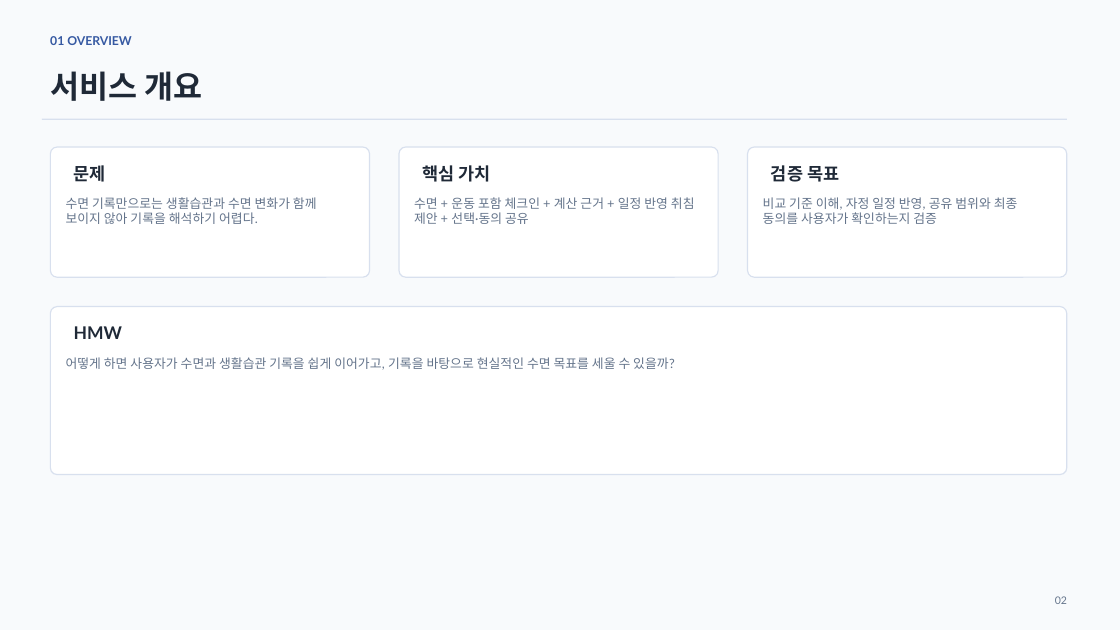
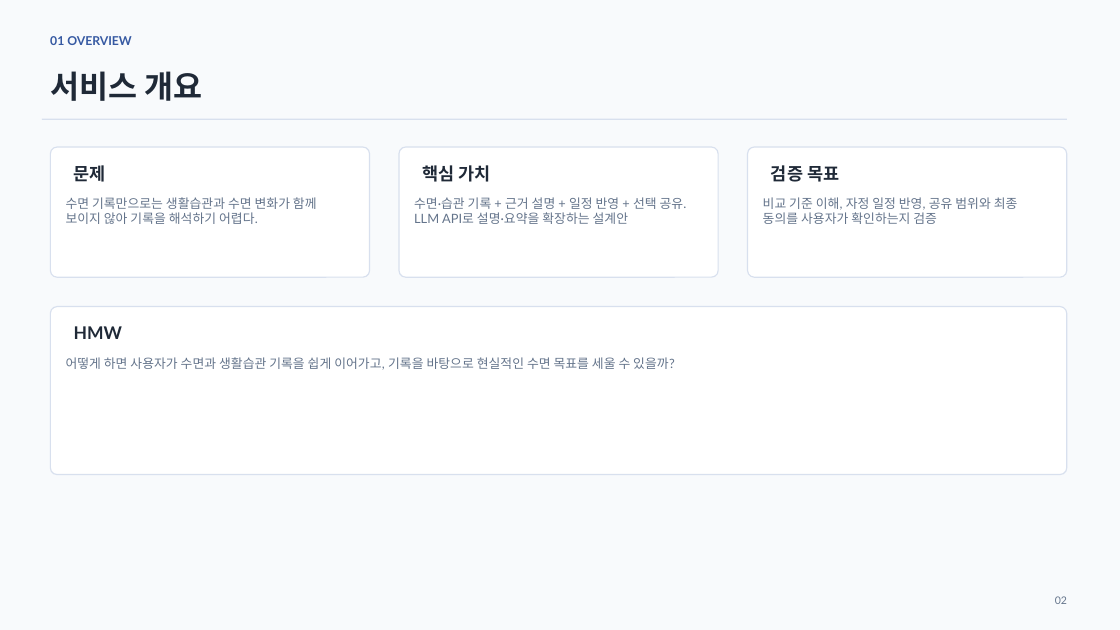
Before and after one commit to JinWoong-Jung/snorlax, a slide deck: slide 2 of 02_Jammanbo_UIUX.pptx. Drawn at 1120x630 pixels with LibreOffice and Linux fonts; fonts in the diff are those of the drawing. Boxes give left, top, right and bottom in pixels: in the first picture for what was removed or moved away, otherwise in the second. Text is boxed around its words. In the diff, an @@ line names an element or a change of style, - is before the commit and + after.

```diff
--- a/02_Jammanbo_UIUX.pptx
+++ b/02_Jammanbo_UIUX.pptx
@@ text at <box>414,197,687,224</box>: text changed @@
-수면 + 운동 포함 체크인 + 계산 근거 + 일정 반영 취침 제안 + 선택·동의 공유
+수면·습관 기록 + 근거 설명 + 일정 반영 + 선택 공유. LLM API로 설명·요약을 확장하는 설계안
```
Also in this commit, not shown: 8 other slides changed, 23 other files.
